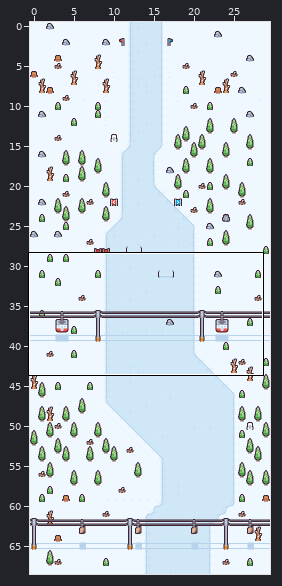
Two versions of a level (Tiled map (JSON), resources/TileMap/SkiGame.json). The picture above shows the old version from afar; the outline marks the close-up.
Close-up. Before the edit:
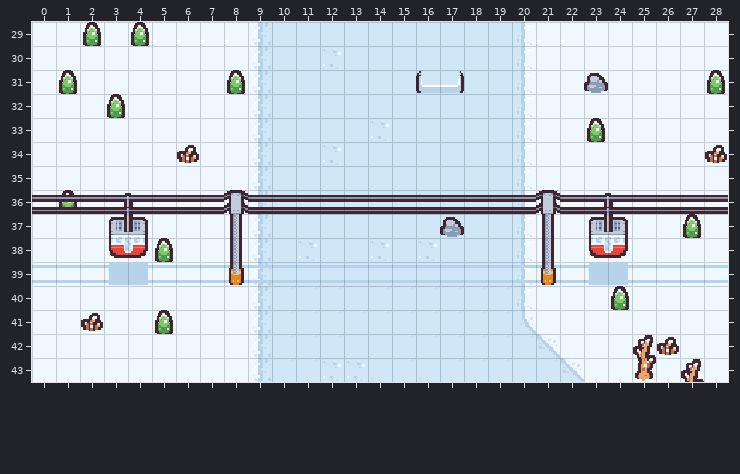
Cells are 16x16 px. Shown: x 0..28, y 29..43.
The result:
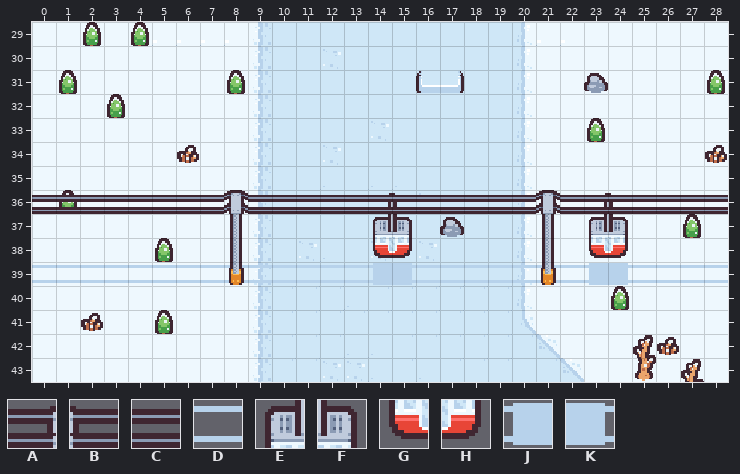
Key: from "Ski": A 43, B 44, C 46, D 53, E 55, F 56, G 67, H 68, J 74, K 75.
_ is an empty cell.
Objects are placed by their top-left corner, in cells (3,4 is the top-left corner of cell 3,4); size is 1x1 cell unless given.
From the commit log: basic animation of lift
From old to new:
Layer "Rail Shadows":
y 39: x 3..4 JK -> DD
Layer "Lift" (added):
added: B at 15,36
added: A at 14,36
added: B at 24,36
added: A at 23,36
added: F at 15,37
added: E at 14,37
added: H at 15,38
added: G at 14,38
added: J at 14,39
added: K at 15,39
Layer "Rail":
y 36: x 3..4 AB -> CC; x 23..24 AB -> CC
y 37: x 3..4 EF -> __
y 38: x 3..4 GH -> __
Pixel boxes of the changes (left, top, right, bottom) in both close-ups:
changed: (109, 193, 148, 285)
added: (373, 193, 412, 285)
changed: (607, 196, 609, 214)
